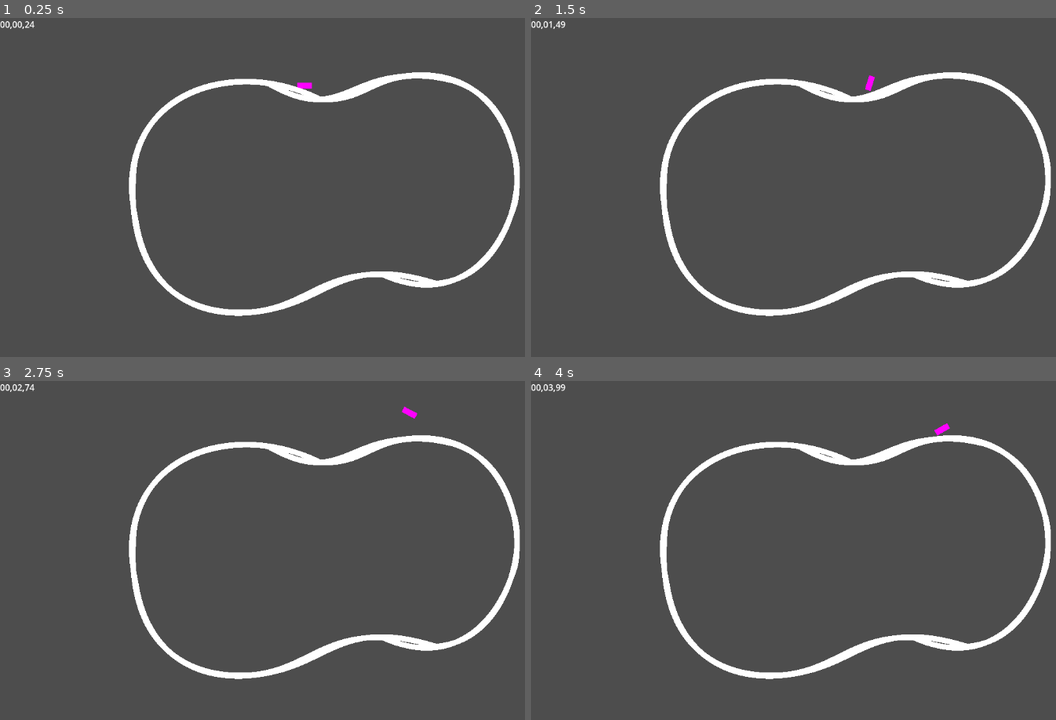
Above: before the commit, frames 1-4 (two rows, left to right).
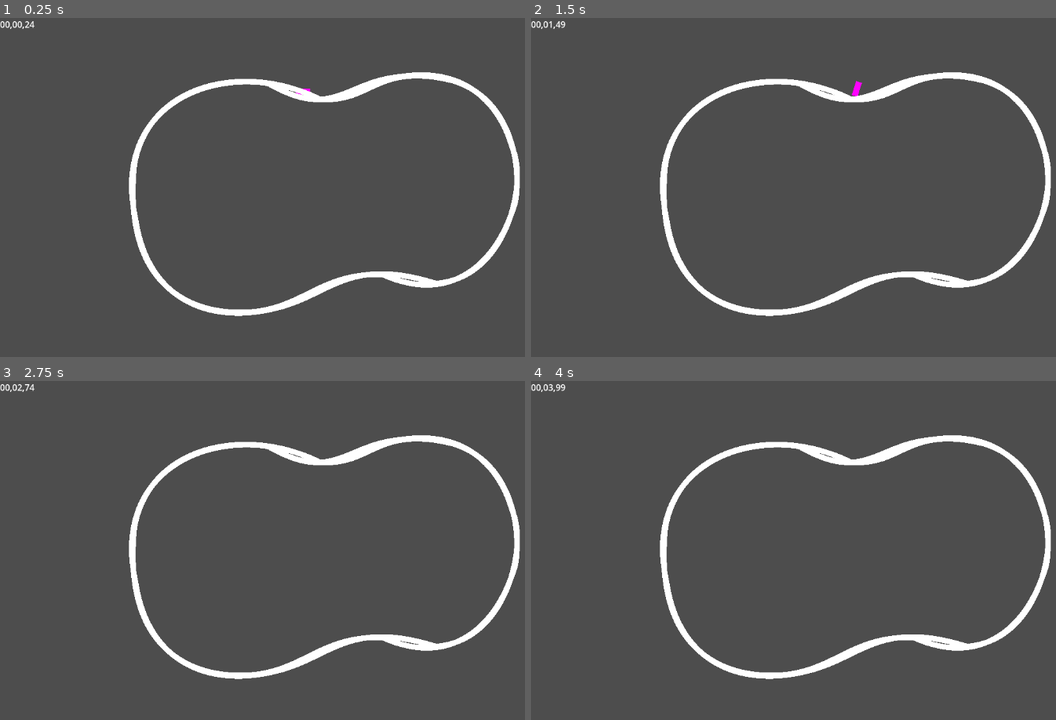
Above: after the commit, the same moments.

Repository: Timjb4235/three-brothers
Game: Godot game, scene res://scenes/main.tscn
The game is run twice, just before and just after one commit, with the same random seed, the same clock (stepped at 60 frames per second) and the same inputs.
Inputs:
- Up to frame 1 (0.25 s): no input
- Up to frame 2 (1.5 s): hold Right (right) 0.53-1.28 s; hold Down (down) from 1.28 s (still down)
- Up to frame 3 (2.75 s): release Down (down) at 2.03 s; hold Right (right) from 2.03 s (still down)
- Up to frame 4 (4 s): release Right (right) at 2.78 s; hold Up (up) 2.78-3.53 s; hold A (left) from 3.53 s (still down)

The runs differ from the first frame. In frame 1, less than 0.1% of the frame differs, in the area x 56-60%, y 18-23%; in frame 2, 0.1%, in the area x 60-66%, y 16-24%; in frame 3, less than 0.1%; in frame 4, less than 0.1%.

Commit message:
Friction updated, save file created

Diff:
--- a/scenes/player.gd
+++ b/scenes/player.gd
@@ -1,7 +1,7 @@
 extends CharacterBody2D
 
 const INITIAL_SPEED = 50
-const FRICTION = 0.98
+const FRICTION = 20
 const ACCEL_STRENGTH = 5
 const ROTATION_STRENGTH = 2.5
 const MAX_SPEED = 250
@@ -48,7 +48,9 @@
 	# 	spin *= 0.3 ** delta
 	# if spin < 0.1:
 	# 	spin = 0
-	velocity *= FRICTION ** delta
+	# velocity *= FRICTION ** delta
+	if velocity.length() > FRICTION * delta:
+		velocity = velocity - FRICTION * delta * velocity.normalized()
 	velocity += transform.x * accel_input
 	if velocity.length() > MAX_SPEED:
 		velocity = (velocity / velocity.length()) * MAX_SPEED
--- a/scenes/player.tscn
+++ b/scenes/player.tscn
@@ -1,21 +1,21 @@
 [gd_scene load_steps=4 format=3 uid="uid://buvcruwwghpbq"]
 
 [ext_resource type="Script" path="res://scenes/player.gd" id="1_h2hqr"]
-[ext_resource type="PackedScene" uid="uid://54rp8r45te6" path="res://scenes/acceleration_particles.tscn" id="2_f4bbw"]
+[ext_resource type="PackedScene" path="res://scenes/acceleration_particles.tscn" id="2_f4bbw"]
 
-[sub_resource type="PlaceholderTexture2D" id="PlaceholderTexture2D_abtl7"]
+[sub_resource type="PlaceholderTexture2D" id="PlaceholderTexture2D_0ni0u"]
 
 [node name="Player" type="CharacterBody2D"]
 script = ExtResource("1_h2hqr")
 
 [node name="CollisionBody" type="CollisionPolygon2D" parent="."]
 polygon = PackedVector2Array(14, -5, -10, -5, -11, 4, 14, 5)
+disabled = true
 
 [node name="Sprite" type="Sprite2D" parent="."]
 position = Vector2(0.500001, -0.5)
 scale = Vector2(27, 11)
-texture = SubResource("PlaceholderTexture2D_abtl7")
+texture = SubResource("PlaceholderTexture2D_0ni0u")
 
 [node name="AccelerationParticles" parent="." instance=ExtResource("2_f4bbw")]
-z_index = -1
-position = Vector2(-13, 0)
+position = Vector2(-16, -1)
--- a/scripts/world.gd
+++ b/scripts/world.gd
@@ -10,3 +10,7 @@
 # Called every frame. 'delta' is the elapsed time since the previous frame.
 func _process(delta):
 	pass
+
+func save_score(name, time):
+	var save_scores = FileAccess.open("res://savegame.save", FileAccess.WRITE)
+	save_scores.store_line("{0}, {1}".format([name, time], "{_}"))
Not shown: 1 places in scenes/main.tscn that only renumber resources
Not shown: 1 places in scenes/racetrack.tscn that only renumber resources
Not shown, changed: .gitignore
